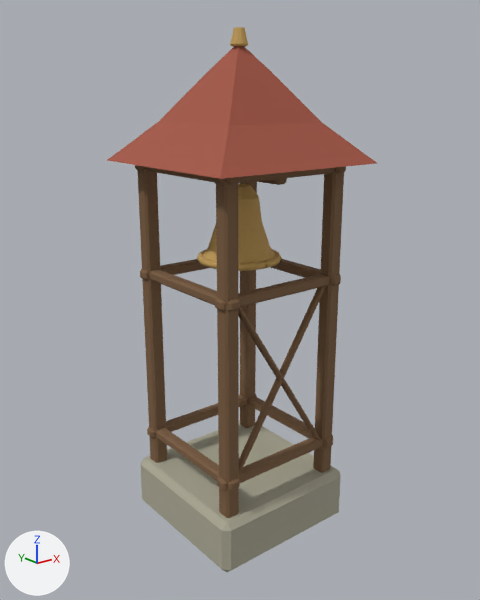
An edit to the glTF model public/models/landmarks/bell_tower.glb, drawn before and after from the same camera.
The view is the same before and after, from a 50 mm camera at (-6.33, -7.93, 7.02) aimed at (-0.01, -0.03, 3.86). Lighting does not change. The marker at lower left points along +X, +Y and +Z. The first picture is the older version. Where no turn or scale is listed for an object, it has been applied to the vertices. Vertices at exactly the same position are counted once.

Objects in the first picture: 'Pigment_795b3e', 'Pigment_a45542', 'Pigment_aaa793', 'Pigment_c6a15b'.
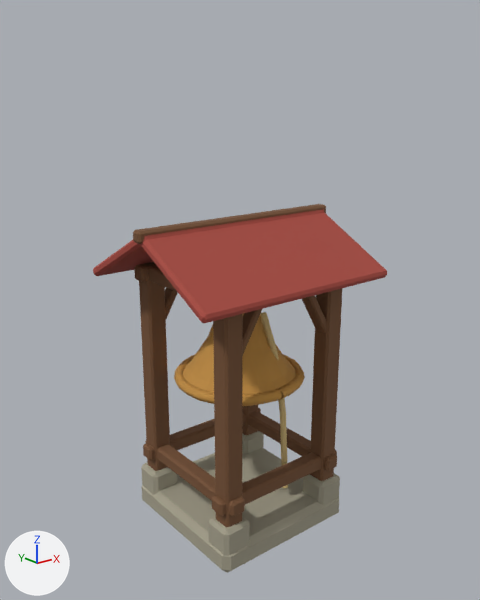
Diff of the bpy script that builds the scene:
```diff
--- a/public/models/landmarks/bell_tower.glb.py
+++ b/public/models/landmarks/bell_tower.glb.py
@@ me_cube_018 @@
-me_cube_018.from_pydata(...)  # 24 vertices, 44 faces; spans x -1.27..1.27, y -1.27..1.27, z -0.45..0.45
-me_cube_018.materials.append(mat_pigment_aaa793)  # grey #aaa793
+me_cube_018.from_pydata(...)  # 120 vertices, 220 faces; spans x -1.27..1.27, y -1.27..1.27, z -0.22..0.56
+# me_cube_018 part 1: the whole mesh is rebuilt
+me_cube_018.materials.append(mat_pigment_a49f8b)  # grey #a49f8b
@@ ob_pigment_aaa793 @@
 ob_pigment_aaa793 = bpy.data.objects.new('Pigment_aaa793', me_cube_018)
-ob_pigment_aaa793.location = (0.0, 0.0, 0.45)
+ob_pigment_aaa793.location = (0.0, 0.0, 0.22)
@@ ob_pigment_795b3e @@
-ob_pigment_795b3e = bpy.data.objects.new('Pigment_795b3e', me_cube_019)
@@ ob_pigment_a45542 @@
-ob_pigment_a45542 = bpy.data.objects.new('Pigment_a45542', me_bell_tower_swept_roof_001)
@@ ob_pigment_c6a15b @@
-ob_pigment_c6a15b = bpy.data.objects.new('Pigment_c6a15b', me_cone_001)
@@ ob_pigment_d6bc80 @@
+ob_pigment_d6bc80 = bpy.data.objects.new('Pigment_d6bc80', me_bell_ringing_rope)  # 42 vertices, 72 faces; spans x 0.11..0.47, y -0.77..-0.35, z 0.63..3.71; in mat_pigment_d6bc80 (beige #d6bc80)
+ob_pigment_d6bc80.location = (0.0, 0.0, 0.0)
@@ ob_pigment_c59143 @@
+ob_pigment_c59143 = bpy.data.objects.new('Pigment_c59143', me_large_flared_bronze_frontier_bell_001)  # 412 vertices, 808 faces; spans x -1.08..1.08, y -1.07..1.08, z 2.22..3.9; in mat_pigment_c59143 (orange #c59143)
+ob_pigment_c59143.location = (0.0, 0.0, 0.0)
@@ ob_pigment_a7483d @@
+ob_pigment_a7483d = bpy.data.objects.new('Pigment_a7483d', me_cube_037)  # 48 vertices, 88 faces; spans x -1.78..1.78, y -2.22..0.82, z -0.47..0.47; in mat_pigment_a7483d (red #a7483d)
+ob_pigment_a7483d.location = (0.0, 0.7, 4.7)
@@ ob_pigment_755033 @@
+ob_pigment_755033 = bpy.data.objects.new('Pigment_755033', me_cube_021)  # 456 vertices, 840 faces; spans x -0.83..2.83, y -2.25..0.25, z -1.95..2.85; in mat_pigment_755033 (brown #755033)
+ob_pigment_755033.location = (-1.0, 1.0, 2.35)
```

What differs and where, as boxes [x1, y1, x2, y2] in the pictures (480 x 600 px):
'Pigment_795b3e', deleted (brown)
    before: [135, 165, 346, 518]
'Pigment_755033', added (brown)
    after: [133, 204, 342, 527]
'Pigment_a7483d', added (red)
    after: [93, 209, 387, 323]
'Pigment_a45542', deleted (red)
    before: [107, 46, 377, 179]
'Pigment_aaa793', reshaped, moved
    before: [140, 422, 341, 572]
    after: [141, 431, 340, 573]
'Pigment_c59143', added (orange)
    after: [174, 313, 305, 406]
'Pigment_c6a15b', deleted
    before: [197, 27, 282, 271]
'Pigment_d6bc80', added
    after: [260, 312, 288, 488]
